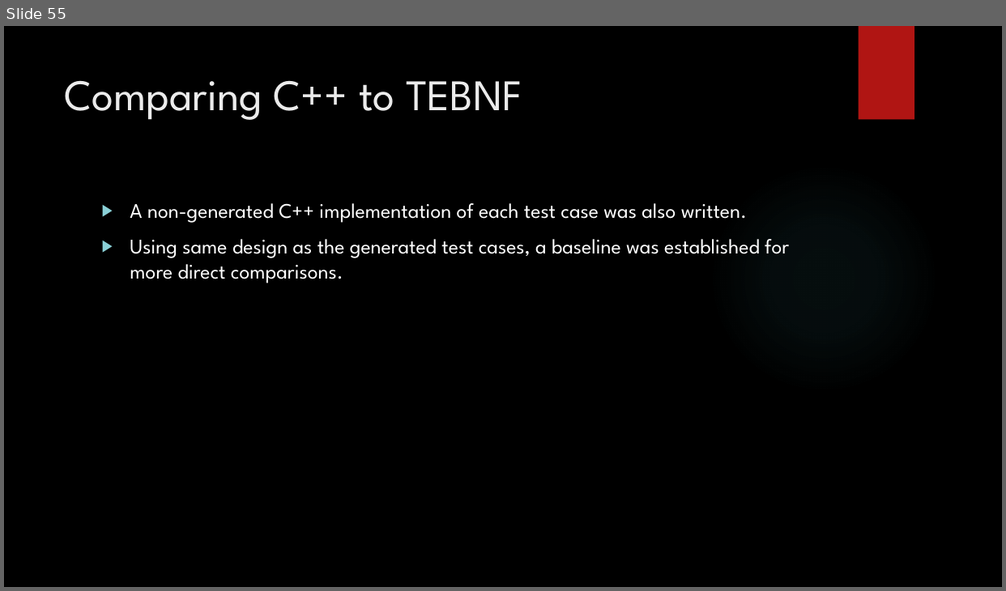
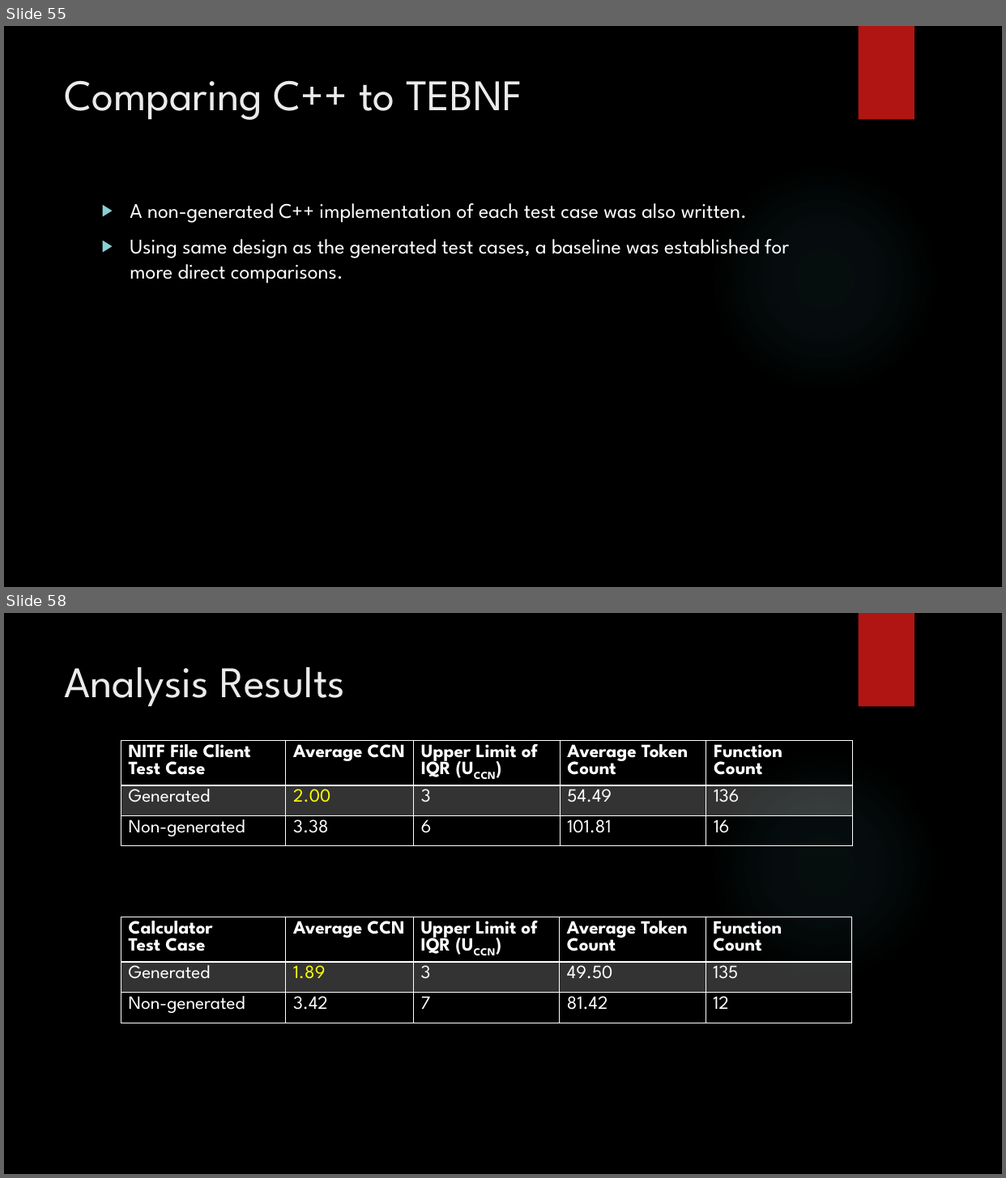
Before and after one commit to JasonGYoung/ProjectReport, a slide deck: DefensePresentation.pptx. Shown one above the other, each under a label of ours: slide 55 before the commit, slides 55 and 58 after it; the slides between them are not shown. The pictures are 1006x591 and 1006x1178 pixels, drawn with LibreOffice and Linux fonts; fonts in the diff are those of the drawing; background and template pictures are left out. Boxes give left, top, right and bottom in pixels: in the first picture for what was removed or moved away, otherwise in the second. Text is boxed around its words. In the diff, an @@ line names an element or a change of style, - is before the commit and + after.

```diff
--- a/DefensePresentation.pptx
+++ b/DefensePresentation.pptx
@@ slide 58 added at (x1=4, y1=613, x2=1002, y2=1174), background picture (left out); not listed: 2 template elements that a slide beside it also shows @@
@@ title added at (x1=65, y1=667, x2=346, y2=707), 42 pt, text #EBEBEB @@
+Analysis Results
@@ table added at (x1=121, y1=740, x2=851, y2=854), 3 rows, 5 columns @@
+NITF File Client Test Case | Average CCN | Upper Limit of IQR (UCCN) | Average Token Count | Function / Count
+Generated | 2.00 | 3 | 54.49 | 136
+Non-generated | 3.38 | 6 | 101.81 | 16
@@ table added at (x1=121, y1=918, x2=851, y2=1031), 3 rows, 5 columns @@
+Calculator / Test Case | Average CCN | Upper Limit of IQR (UCCN) | Average Token Count | Function / Count
+Generated | 1.89 | 3 | 49.50 | 135
+Non-generated | 3.42 | 7 | 81.42 | 12
```
Also in this commit, not shown: 3 slides changed, 6 other slides added.
